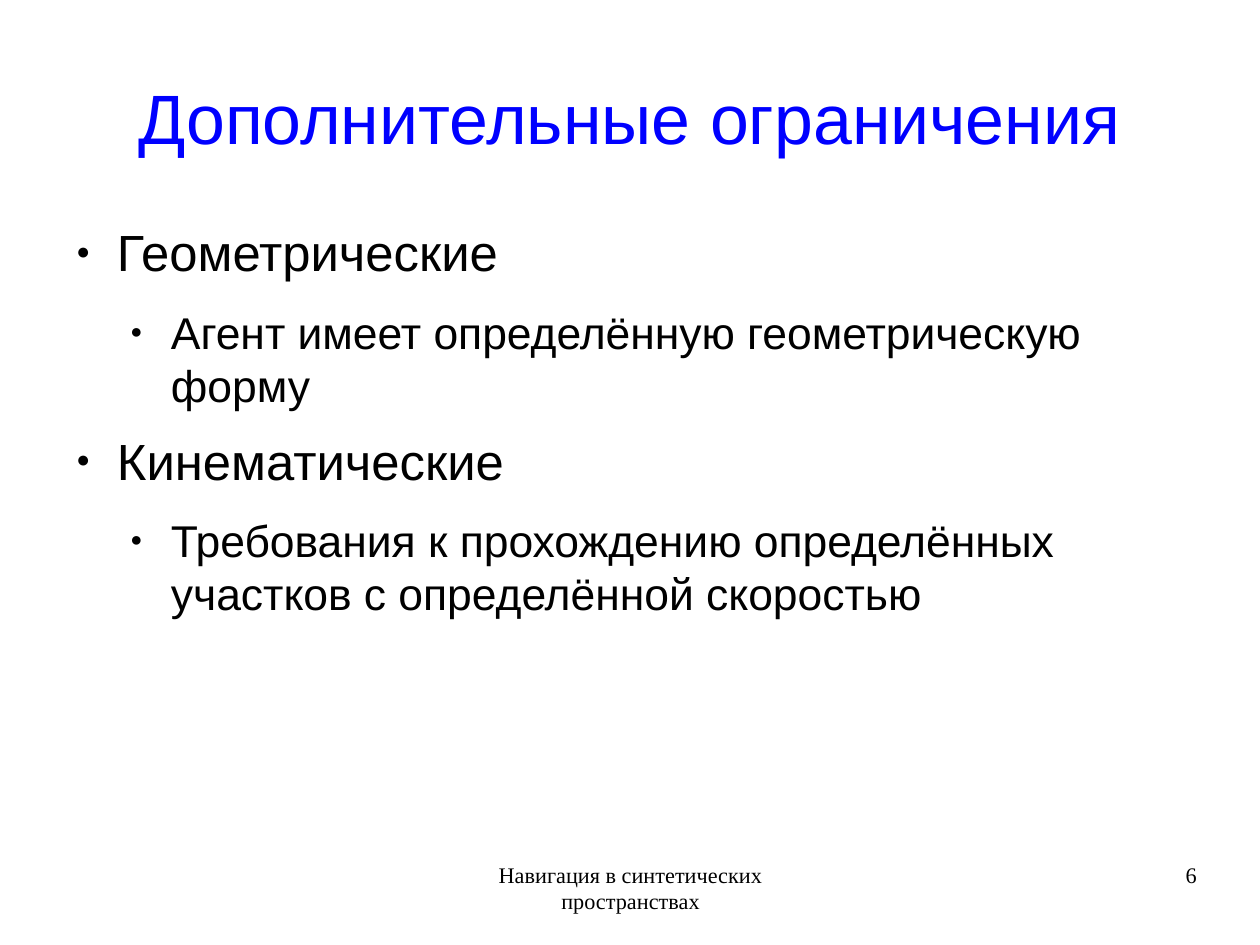
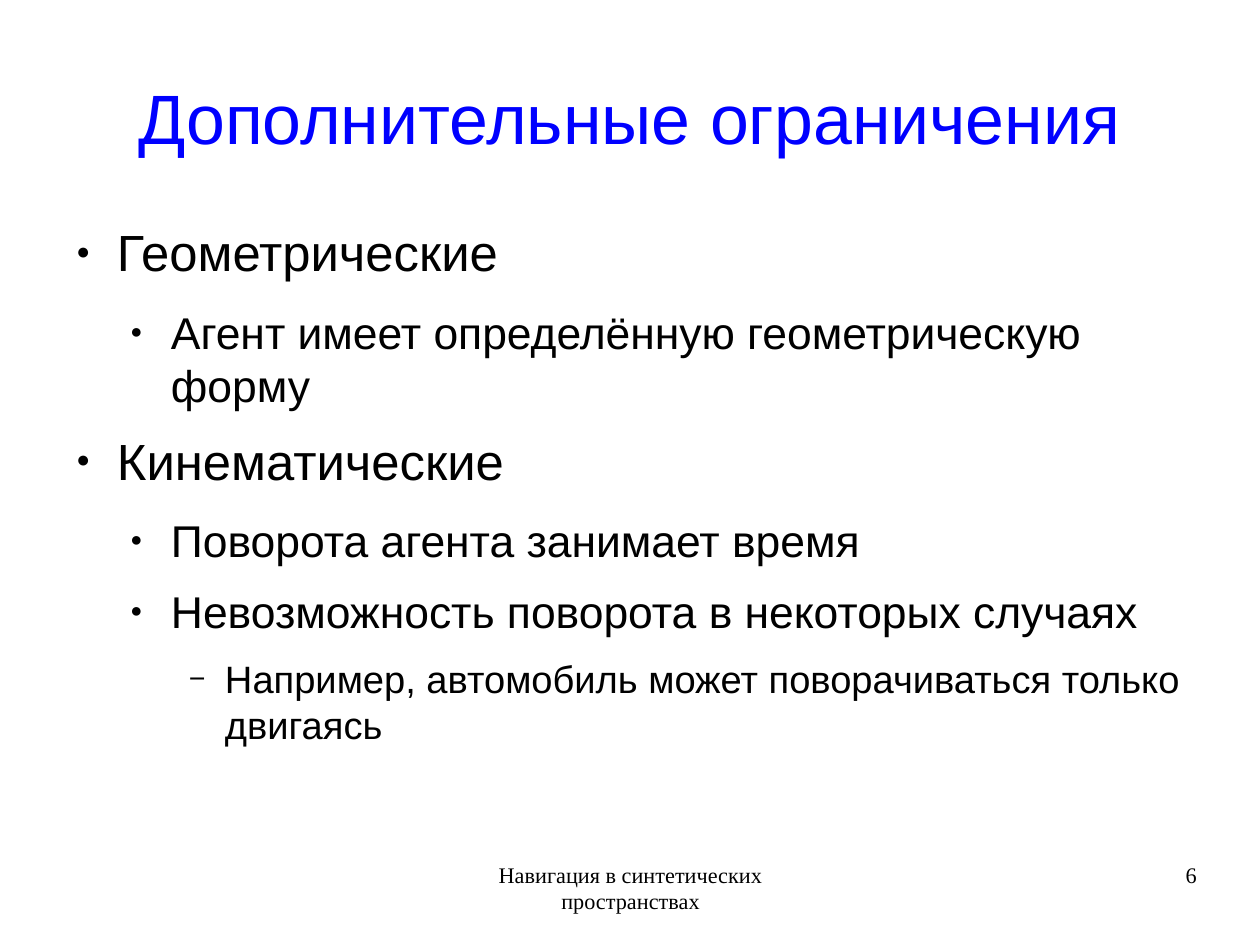
Before and after one commit to rutsky/semester09, a slide deck: slide 6 of Artificial_intelligence/Navigation_in_synthetic_space/50572_Rutsky_Navigation_in_synthetic_space.odp. Drawn at 1260x945 pixels with LibreOffice and Linux fonts; fonts in the diff are those of the drawing. Boxes give left, top, right and bottom in pixels: in the first picture for what was removed or moved away, otherwise in the second. Text is boxed around its words. In the diff, an @@ line names an element or a change of style, - is before the commit and + after.

```diff
--- a/Artificial_intelligence/Navigation_in_synthetic_space/50572_Rutsky_Navigation_in_synthetic_space.odp
+++ b/Artificial_intelligence/Navigation_in_synthetic_space/50572_Rutsky_Navigation_in_synthetic_space.odp
@@ text at (x1=171, y1=526, x2=1180, y2=747): text changed @@
-  ● Требования к прохождению определённых участков с определённой скоростью
+  ● Поворота агента занимает время
+  ● Невозможность поворота в некоторых случаях
+    − Например, автомобиль может поворачиваться только двигаясь
```
Also in this commit, not shown: 2 other files.
